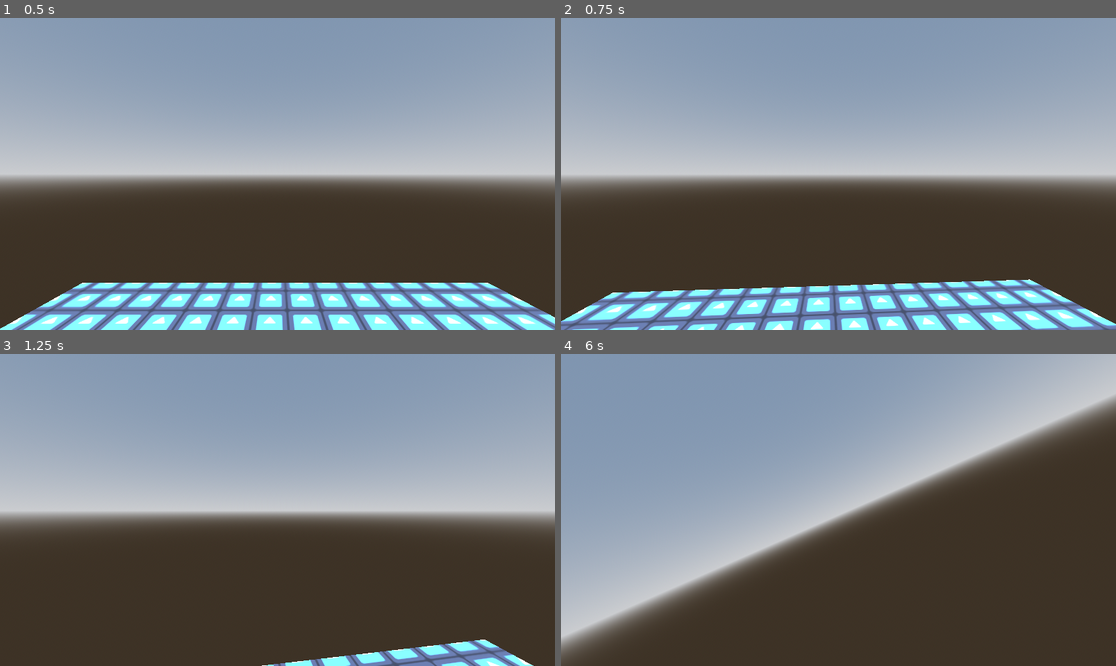
Above: before the commit, frames 1-4 (two rows, left to right).
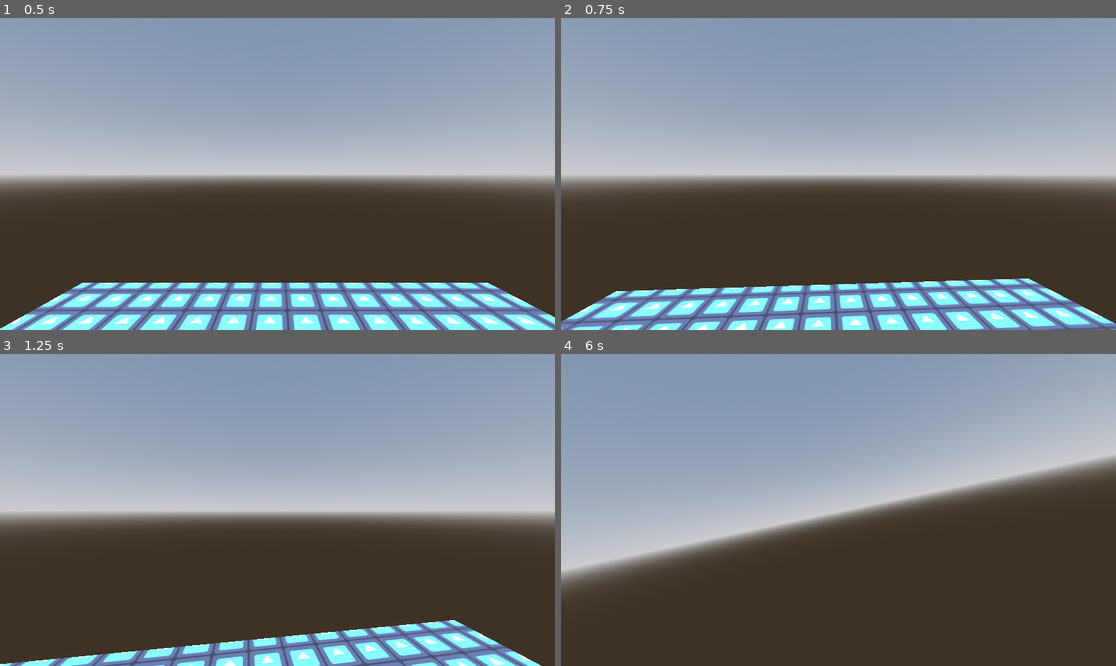
Above: after the commit, the same moments.

Repository: YuraStebel/CosmosGodotProject
Game: Godot game, scene res://wrld.tscn
Same seed, same stepped clock (60 frames per second), same inputs: the game is played once before the commit and once after it. The engine's default icon, where the game draws it, is replaced by a stand-in: a white triangle on a blue panel in a dark square.
Inputs (mouse positions are in pixels of both pictures, inside the frame that each line leads up to):
- Up to frame 1 (0.5 s): no input
- Up to frame 2 (0.75 s): tap Enter (ui_accept) at 0.5 s; move the mouse to (866, 174) at 0.52 s; hold W (forward) from 0.53 s (still down); tap D (righ) at 0.6 s
- Up to frame 3 (1.25 s): keep holding W (forward); tap Enter (ui_accept) at 0.77 s
- Up to frame 4 (6 s): move the mouse to (810, 510) at 1.27 s; tap D (righ) every 0.75 s from 1.35 to 5.85 s; tap Enter (ui_accept) at 1.52, 2, 2.75, 3.02, 3.5, 3.77, 4.25, 4.52, 5 s; move the mouse to (849, 503) at 2.02 s; move the mouse to (832, 516) at 2.77 s; move the mouse to (877, 513) at 3.52 s; move the mouse to (794, 506) at 4.27 s; move the mouse to (844, 510) at 5.02 s; move the mouse to (816, 503) at 5.77 s; release W (forward) at 5.78 s; hold E (lean_right) from 5.78 s (still down)

Frame 1 is identical in both runs. In frame 2, 5.8% of the frame differs, in the area x 0-100%, y 83-100%; in frame 3, 6.7%; in frame 4, 20%, in the area x 0-100%, y 0-100%.

Commit message:
roll fix

Diff:
--- a/rigid_body_3d.gd
+++ b/rigid_body_3d.gd
@@ -2,7 +2,7 @@
 
 
 @onready var cam_holder: Node3D = $"../CameraHolder"
-var move_force: float = 10.0
+var move_force: float = 5.0
 var mouse_sens: float = 0.05
 var max_torque: float = 2.0
 
@@ -34,6 +34,6 @@
 	#print(horizontal_dir)
 	apply_central_force(transform.basis * Vector3(horizontal_dir.x, vertical_dir, horizontal_dir.y) * move_force)
 
-	apply_torque(Vector3(0.0, 0.0, -roll_dir * move_force))
+	apply_torque(transform.basis * Vector3(0.0, 0.0, -roll_dir * move_force))
 
 	#print(angular_velocity)
